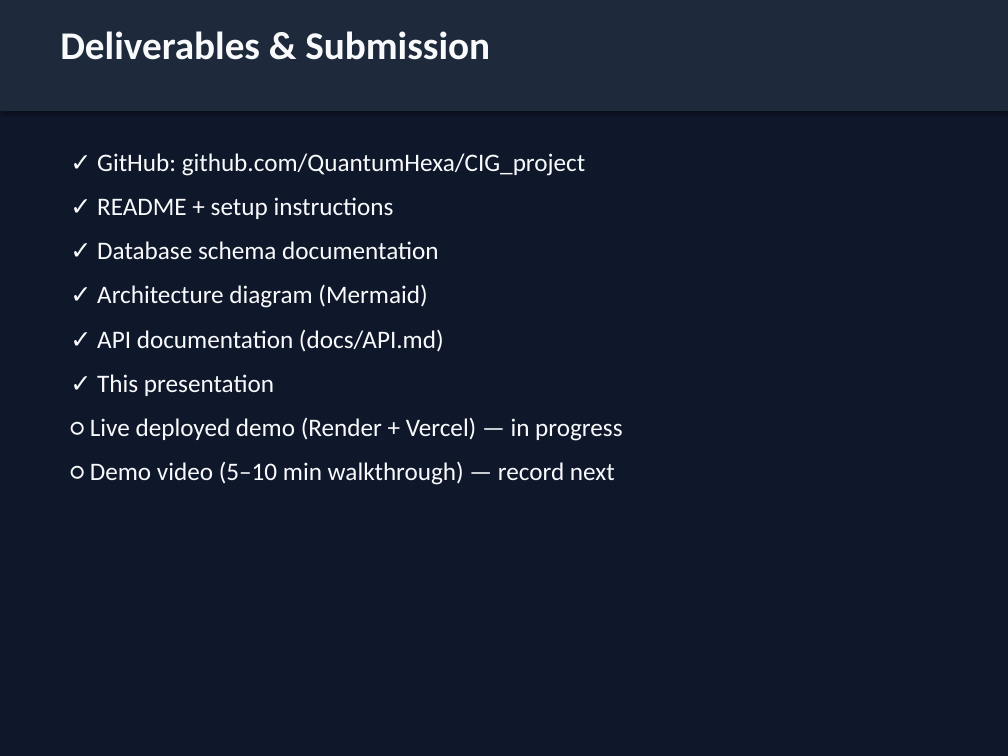
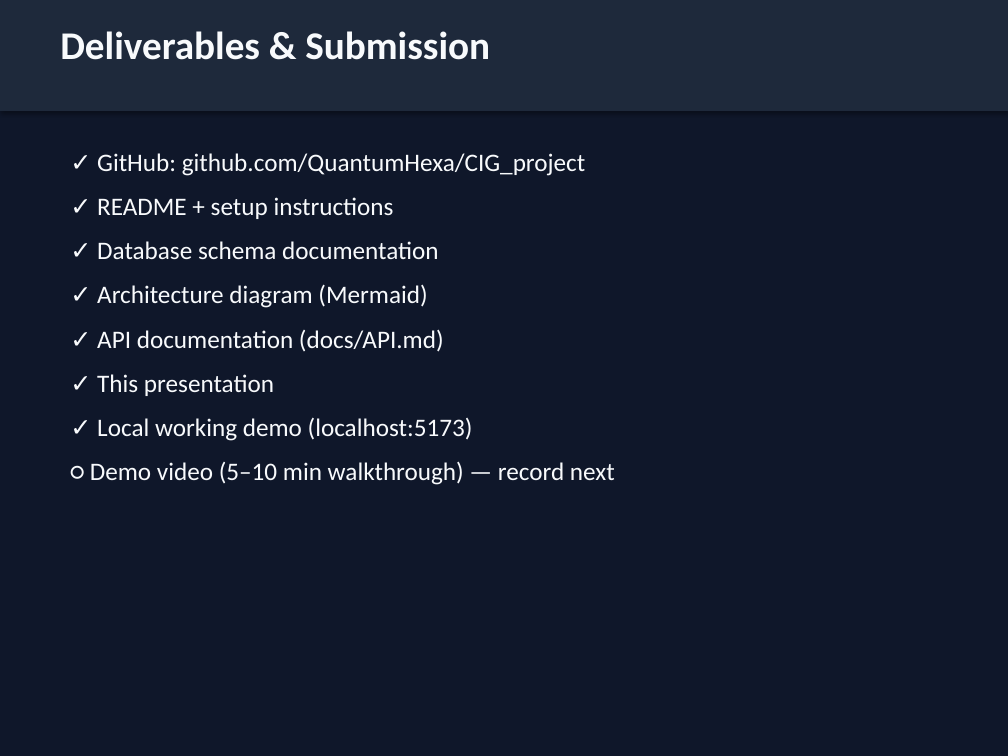
Before and after one commit to QuantumHexa/CIG_project, a slide deck: slide 16 of docs/CIG_Project_Presentation.pptx. Drawn at 1008x756 pixels with LibreOffice and Linux fonts; fonts in the diff are those of the drawing. Boxes give left, top, right and bottom in pixels: in the first picture for what was removed or moved away, otherwise in the second. Text is boxed around its words. In the diff, an @@ line names an element or a change of style, - is before the commit and + after.

```diff
--- a/docs/CIG_Project_Presentation.pptx
+++ b/docs/CIG_Project_Presentation.pptx
@@ text at (97, 418, 473, 441): text changed @@
-○ Live deployed demo (Render + Vercel) — in progress
+✓ Local working demo (localhost:5173)
```
Also in this commit, not shown: 1 other slide changed, 15 other files.
